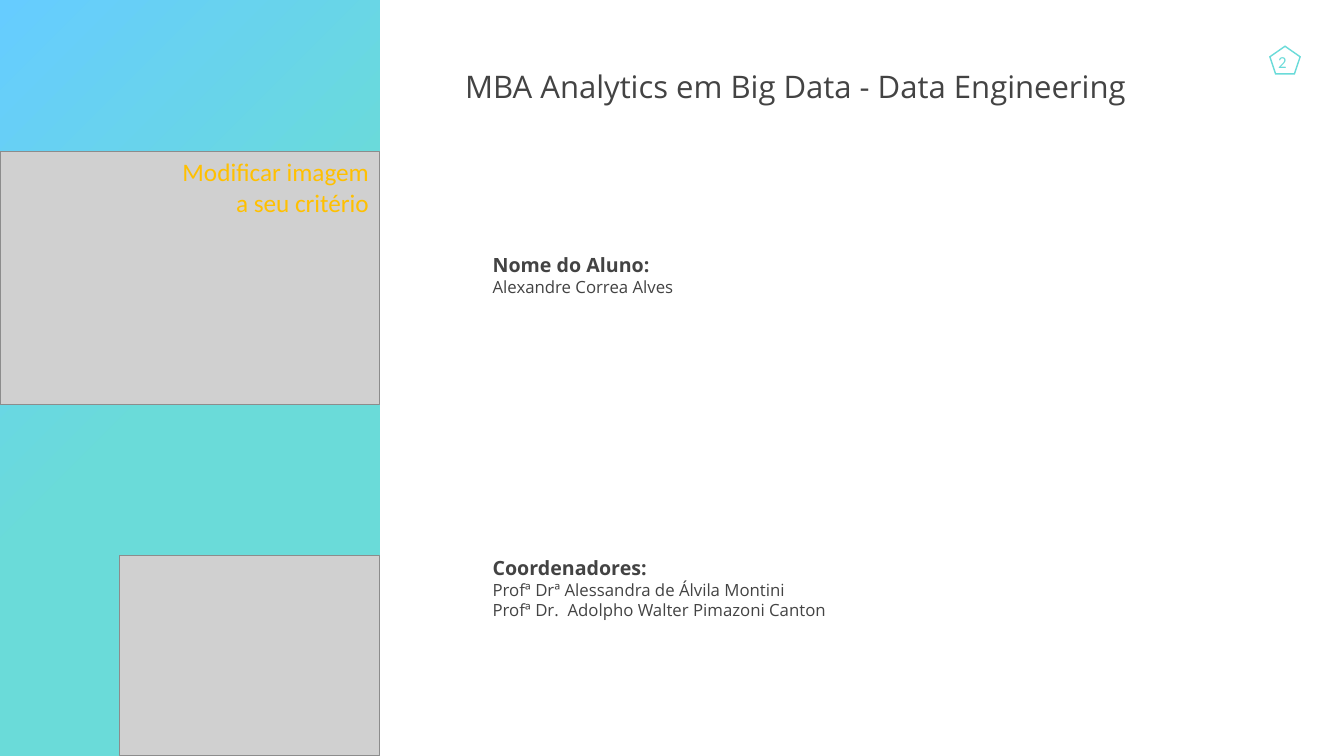
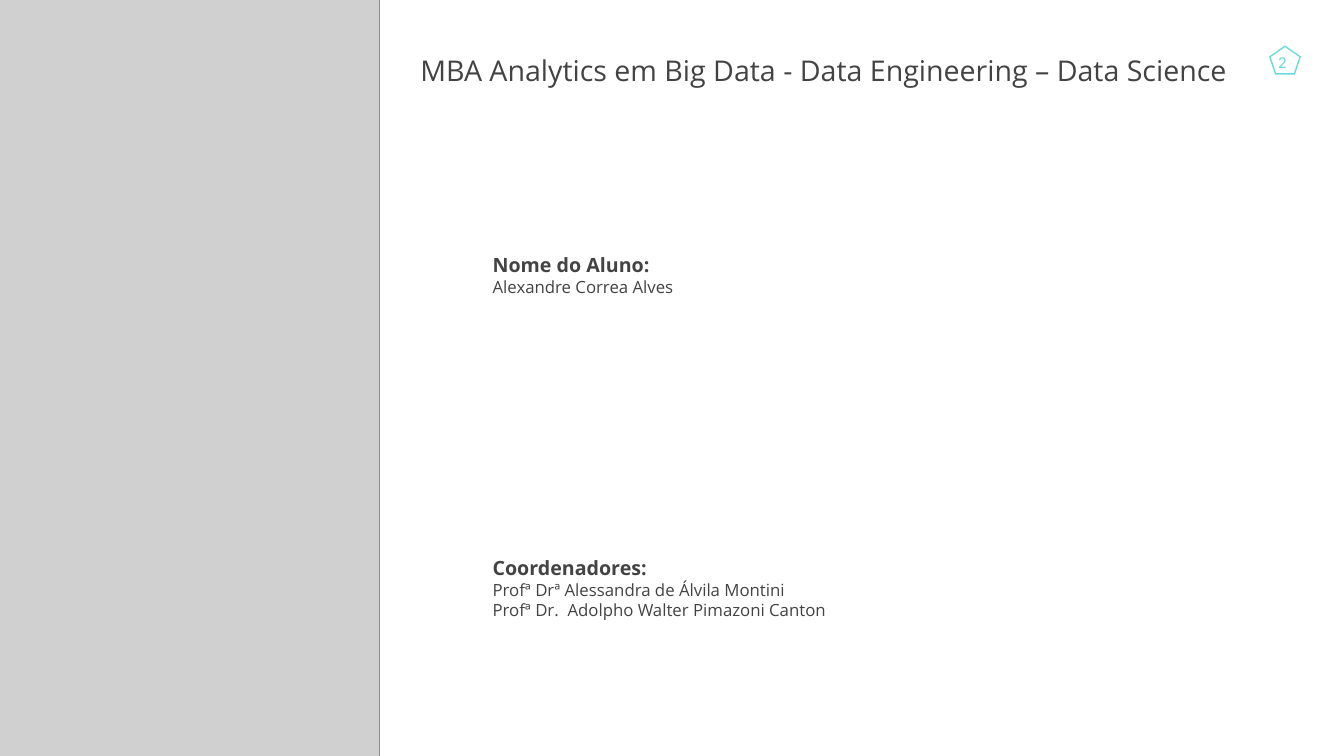
Before and after one commit to aalvesrpg/tcc-fia-trading-advisor, a slide deck: slide 2 of docs/apresentacao_tcc_fia_trading_advisor.pptx. Drawn at 1344x756 pixels with LibreOffice and Linux fonts; fonts in the diff are those of the drawing; grey boxes stand for pictures; background and template pictures are left out. Boxes give left, top, right and bottom in pixels: in the first picture for what was removed or moved away, otherwise in the second. Text is boxed around its words. In the diff, an @@ line names an element or a change of style, - is before the commit and + after.

```diff
--- a/docs/apresentacao_tcc_fia_trading_advisor.pptx
+++ b/docs/apresentacao_tcc_fia_trading_advisor.pptx
@@ rectangle removed at [0, 0, 380, 756] @@
@@ picture added at [0, 0, 380, 756] @@
@@ text at [420, 59, 1227, 88]: text changed; size 22.2 to 20.4 pt @@
-MBA Analytics em Big Data - Data Engineering
+MBA Analytics em Big Data - Data Engineering – Data Science
@@ picture removed at [0, 151, 379, 404] @@
@@ text removed at [182, 163, 369, 212] @@
-Modificar imagem a seu critério
@@ picture removed at [120, 557, 380, 756] @@
```
Also in this commit, not shown: 10 other slides changed, 2 slides added, 3 other files.
